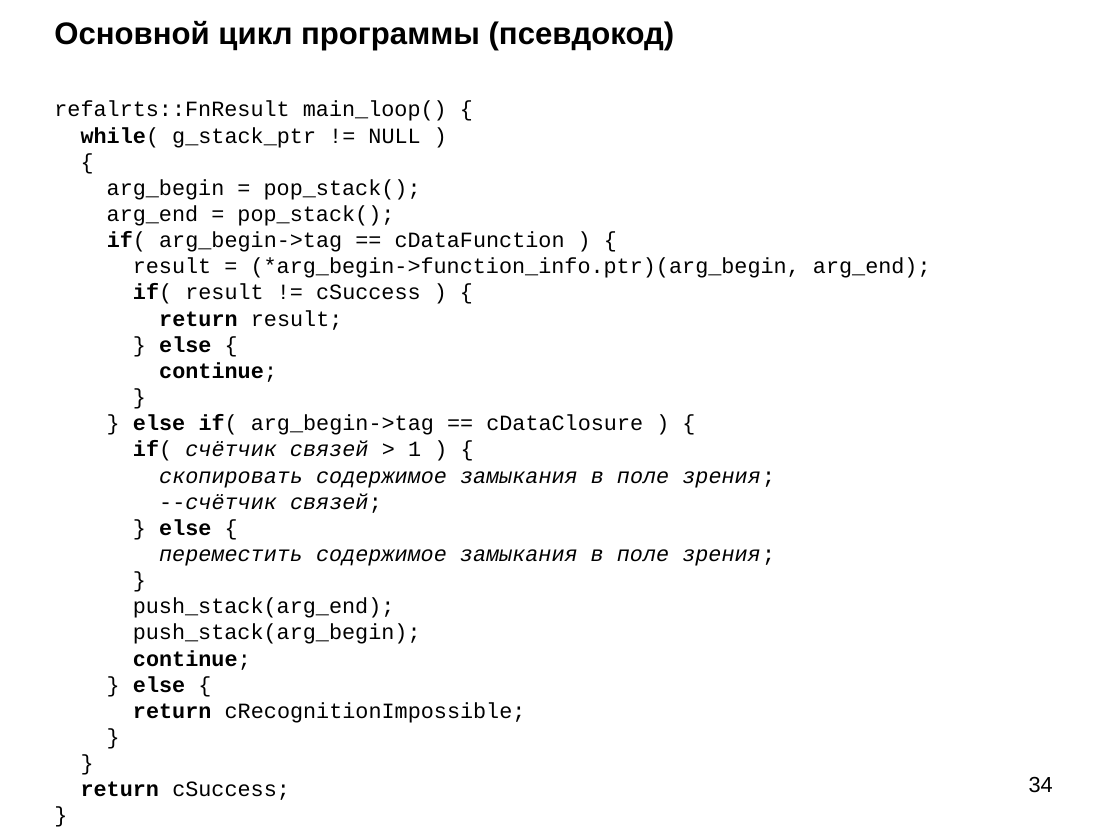
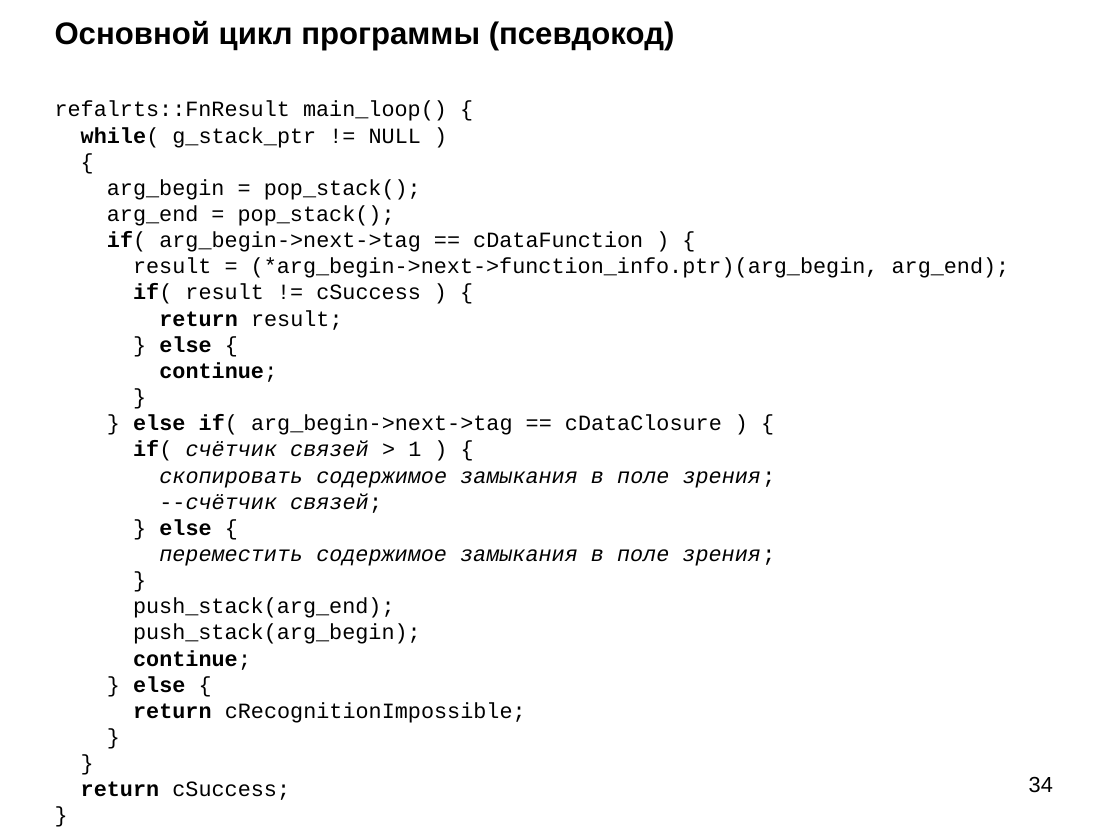
Before and after one commit to bmstu-iu9/refal-5-lambda, a slide deck: slide 34 of doc/Компилятор Простого Рефала.ppt. Drawn at 1120x840 pixels with LibreOffice and Linux fonts; fonts in the diff are those of the drawing. Boxes give left, top, right and bottom in pixels: in the first picture for what was removed or moved away, otherwise in the second. Text is boxed around its words. In the diff, an @@ line names an element or a change of style, - is before the commit and + after.

```diff
--- a/doc/Компилятор Простого Рефала.ppt
+++ b/doc/Компилятор Простого Рефала.ppt
@@ title at [55,21,1010,800]: text changed @@
-Основной цикл программы (псевдокод)
-refalrts::FnResult main_loop() {
-while( g_stack_ptr != NULL )
-{
-arg_begin = pop_stack();
-arg_end = pop_stack();
-if( arg_begin->tag == cDataFunction ) {
-result = (*arg_begin->function_info.ptr)(arg_begin, arg_end);
-if( result != cSuccess ) {
-return result;
-} else {
-continue;
-}
-} else if( arg_begin->tag == cDataClosure ) {
-if( счётчик связей > 1 ) {
-скопировать содержимое замыкания в поле зрения;
---счётчик связей;
-} else {
-переместить содержимое замыкания в поле зрения;
-}
-push_stack(arg_end);
-push_stack(arg_begin);
-continue;
-} else {
-return cRecognitionImpossible;
-}
-}
-return cSuccess;
-}
+Основной цикл программы (псевдокод)
+refalrts::FnResult main_loop() {
+while( g_stack_ptr != NULL )
+{
+arg_begin = pop_stack();
+arg_end = pop_stack();
+if( arg_begin->next->tag == cDataFunction ) {
+result = (*arg_begin->next->function_info.ptr)(arg_begin, arg_end);
+if( result != cSuccess ) {
+return result;
+} else {
+continue;
+}
+} else if( arg_begin->next->tag == cDataClosure ) {
+if( счётчик связей > 1 ) {
+скопировать содержимое замыкания в поле зрения;
+--счётчик связей;
+} else {
+переместить содержимое замыкания в поле зрения;
+}
+push_stack(arg_end);
+push_stack(arg_begin);
+continue;
+} else {
+return cRecognitionImpossible;
+}
+}
+return cSuccess;
+}
```
Also in this commit, not shown: 1 other file.
